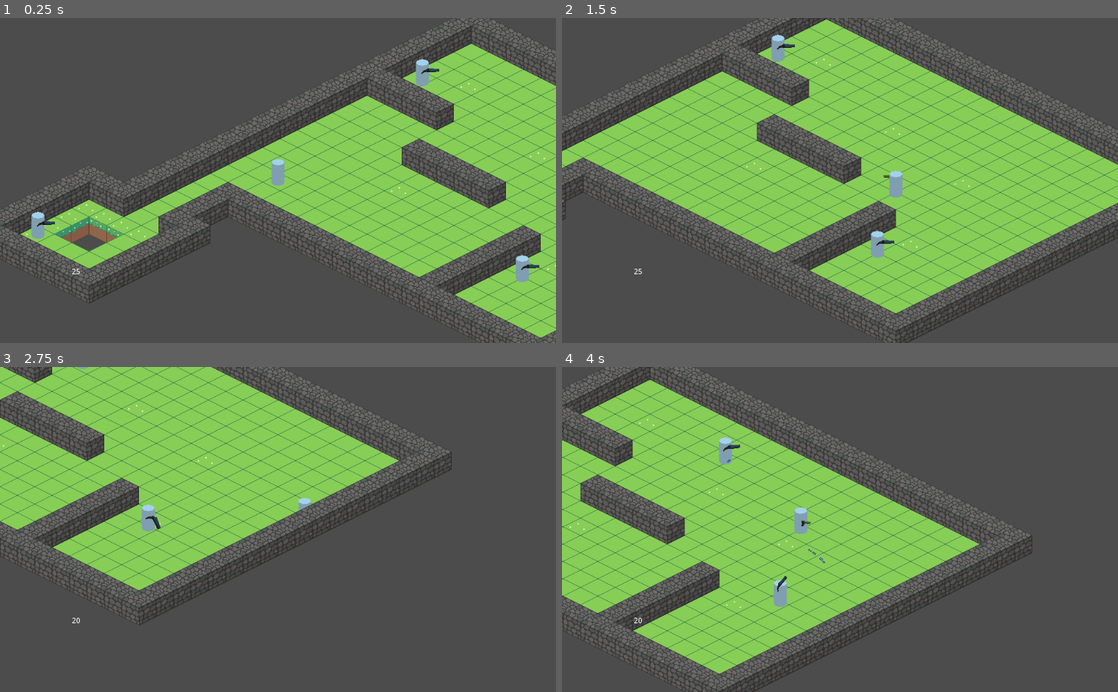
Above: before the commit, frames 1-4 (two rows, left to right).
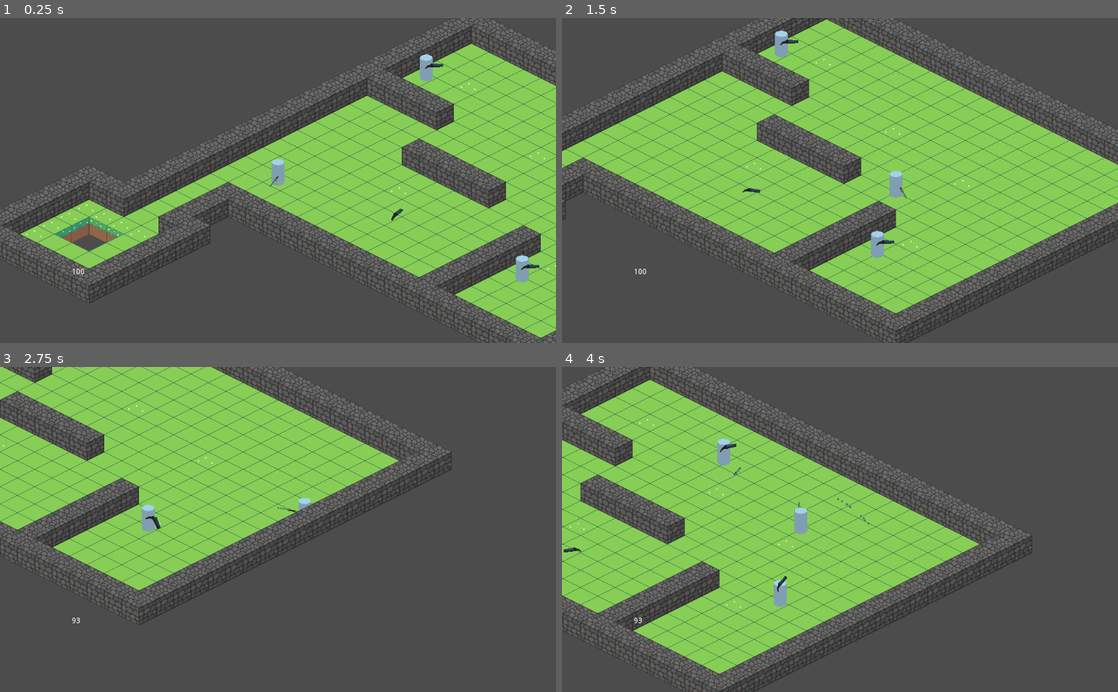
Above: after the commit, the same moments.

Repository: Big-Incorporated/biglike
Game: Godot game, scene res://main.tscn
Two runs of this game, one before a commit and one after it. Both use one fixed random seed, a clock stepped at 60 frames per second and the inputs below. The engine's default icon, where the game draws it, is replaced by a stand-in: a white triangle on a blue panel in a dark square.
Inputs (mouse positions are in pixels of both pictures, inside the frame that each line leads up to):
- Up to frame 1 (0.25 s): no input
- Up to frame 2 (1.5 s): tap Enter at 0.5 s; move the mouse to (962, 164) at 0.52 s; hold D 0.53-1.28 s; hold Shift 0.53-1.28 s; click (962, 164) at 0.67 s; move the mouse to (728, 196) at 1.27 s; hold S from 1.28 s (still down); tap Shift at 1.35 s; click (728, 196) at 1.42 s
- Up to frame 3 (2.75 s): move the mouse to (333, 458) at 2.02 s; release S at 2.03 s; hold D from 2.03 s (still down); hold Shift from 2.03 s (still down); click (333, 458) at 2.17 s
- Up to frame 4 (4 s): move the mouse to (812, 594) at 2.77 s; release D at 2.78 s; release Shift at 2.78 s; hold W 2.78-3.53 s; tap Shift at 2.85 s; click (812, 594) at 2.92 s; move the mouse to (1006, 578) at 3.52 s; hold A from 3.53 s (still down); hold Shift from 3.53 s (still down); click (1006, 578) at 3.67 s

The runs differ from the first frame. In frame 1, 0.5% of the frame differs, in the area x 5-80%, y 11-79%; in frame 2, 0.3%; in frame 3, less than 0.1%; in frame 4, 0.2%.

Commit message:
implemented projectile weapons, ammo, item pickups

Diff:
--- a/Player.gd
+++ b/Player.gd
@@ -10,8 +10,11 @@
 
 var camera: Camera2D
 
-onready var inventory: Array = [Pistol.new(),Shotgun.new(),Sword.new()]
+onready var inventory: Array = [Sword.new(),Pistol.new()]
 onready var invmodels: Array = []
+
+var Ammo: Dictionary = {}
+
 var inventoryindex: int
 
 enum state {WALK,ROLL}
@@ -49,7 +52,6 @@
 func _ready():
 	damage(0)
 
-
 	RollTimer = Timer.new()
 	RollTimer.wait_time = rollcooldown
 	RollTimer.one_shot = true
@@ -63,6 +65,7 @@
 
 	for n in range(0,inventory.size()):
 		add_child(inventory[n])
+		Ammo[inventory[n].AmmoType] = inventory[n].ClipSize
 		invmodels.append(inventory[n].ModelScene.instance())
 
 	swap_weapon()
@@ -72,8 +75,9 @@
 		if event.pressed:
 			match event.button_index:
 				BUTTON_LEFT:
-					if currentstate != state.ROLL:
-						inventory[inventoryindex].shoot()
+					if currentstate != state.ROLL && Ammo.has(inventory[inventoryindex].AmmoType):
+						if Ammo[inventory[inventoryindex].AmmoType] > 0:
+							inventory[inventoryindex]._fire()
 				BUTTON_WHEEL_UP:
 					if inventoryindex >0:
 						inventoryindex-=1
--- a/enemies/Shotgunner.gd
+++ b/enemies/Shotgunner.gd
@@ -6,7 +6,7 @@
 	$Shotgun.getAnim()
 
 func _attack():
-	$Shotgun.shoot()
+	$Shotgun._fire()
 
 func die():
 	$Shotgun.queue_free()
--- /dev/null
+++ b/items/ShotgunPickup.gd
@@ -0,0 +1,24 @@
+extends Item
+
+class_name ShotgunPickup
+
+onready var ShotgunNode = get_node("Viewport/Camera2/weapon")
+
+func _ready():
+	ModelScene = preload("res://models/weapons/dbshotgun/dbshotgun.tscn")
+
+func _process(delta):
+	ShotgunNode.rotate_object_local(Vector3(0,1,0),delta*4)
+
+func _pickup(body):
+	if body.Ammo.has("shells"):
+		body.Ammo["shells"] += 4
+	else:
+		var shotgun = Shotgun.new()
+		body.add_child(shotgun)
+		body.inventory.append(shotgun)
+		body.invmodels.append(shotgun.ModelScene.instance())
+		body.inventoryindex = body.inventory.size() -1
+		body.swap_weapon()
+		body.Ammo["shells"] = 4
+	._pickup(body)
--- /dev/null
+++ b/items/ShotgunPickup.tscn
@@ -0,0 +1,43 @@
+[gd_scene load_steps=7 format=2]
+
+[ext_resource path="res://default_env.tres" type="Environment" id=1]
+[ext_resource path="res://items/ShotgunPickup.gd" type="Script" id=2]
+[ext_resource path="res://models/weapons/dbshotgun/dbshotgun.tscn" type="PackedScene" id=3]
+
+[sub_resource type="RectangleShape2D" id=1]
+extents = Vector2( 12, 5 )
+
+[sub_resource type="ViewportTexture" id=3]
+viewport_path = NodePath("Viewport")
+
+[sub_resource type="World" id=2]
+environment = ExtResource( 1 )
+
+[node name="ShotgunPickup" type="Area2D"]
+position = Vector2( 565, -116 )
+script = ExtResource( 2 )
+
+[node name="CollisionShape2D" type="CollisionShape2D" parent="."]
+position = Vector2( 0, 1 )
+shape = SubResource( 1 )
+
+[node name="pickupysort" type="YSort" parent="."]
+
+[node name="Sprite" type="Sprite" parent="pickupysort"]
+position = Vector2( -1, 1 )
+texture = SubResource( 3 )
+
+[node name="Viewport" type="Viewport" parent="."]
+size = Vector2( 100, 100 )
+own_world = true
+world = SubResource( 2 )
+transparent_bg = true
+render_target_v_flip = true
+
+[node name="Camera2" type="Camera" parent="Viewport"]
+transform = Transform( 1, 0, 0, 0, 0.866025, 0.5, 0, -0.5, 0.866025, 0, 2.3671, 4.09993 )
+projection = 1
+size = 2.0
+
+[node name="weapon" parent="Viewport/Camera2" instance=ExtResource( 3 )]
+transform = Transform( -1, 4.37114e-08, -7.57103e-08, 0, 0.866025, 0.5, 8.74228e-08, 0.5, -0.866025, 0, 0, -4.276 )
--- /dev/null
+++ b/items/item.gd
@@ -0,0 +1,20 @@
+extends Area2D
+
+class_name Item
+
+var ModelScene
+
+var PickupText: String
+
+var global_player
+
+func _ready():
+	global_player = get_node("/root/GlobalPlayer").player
+	connect("body_entered",self,"_check_pickup")
+
+func _check_pickup(body):
+	if body == global_player:
+		_pickup(body)
+
+func _pickup(body):
+	queue_free()
--- a/main.tscn
+++ b/main.tscn
@@ -1,10 +1,11 @@
-[gd_scene load_steps=6 format=2]
+[gd_scene load_steps=7 format=2]
 
 [ext_resource path="res://tiles/tileset.tres" type="TileSet" id=1]
 [ext_resource path="res://models/enemies/Shotgunner/ShotgunnerFull.tscn" type="PackedScene" id=2]
 [ext_resource path="res://CreateTilemapColliders.gd" type="Script" id=3]
 [ext_resource path="res://floor.gd" type="Script" id=4]
 [ext_resource path="res://models/players/PlayerFull.tscn" type="PackedScene" id=5]
+[ext_resource path="res://items/ShotgunPickup.tscn" type="PackedScene" id=6]
 
 [node name="Node2D" type="Node2D"]
 
@@ -33,31 +34,14 @@
 tile_data = PoolIntArray( -1638404, 2, 0, -1638403, 2, 0, -1638402, 2, 0, -1638401, 2, 0, -1703936, 2, 0, -1703935, 2,  …(1657 unchanged characters)…
 
 [node name="PlayerBody" parent="Navigation2D/YSort" instance=ExtResource( 5 )]
-
-[node name="ui" type="CanvasLayer" parent="Navigation2D/YSort/PlayerBody"]
-
-[node name="health" type="RichTextLabel" parent="Navigation2D/YSort/PlayerBody/ui"]
-anchor_left = 0.129
-anchor_top = 0.77
-anchor_right = 0.167
-anchor_bottom = 0.837
-margin_left = -0.0960083
-margin_top = -3.05176e-05
-margin_right = -0.00801086
-margin_bottom = -0.200012
-visible_characters = 50
-
-[node name="EnemyBody" parent="Navigation2D/YSort" instance=ExtResource( 2 )]
-position = Vector2( -94, -82 )
-AttackRange = 20.0
-ChaseRange = 40.0
+MaxHealth = 100
 
 [node name="EnemyBody2" parent="Navigation2D/YSort" instance=ExtResource( 2 )]
-position = Vector2( 614, -364 )
-AttackRange = 20.0
+position = Vector2( 621, -373 )
 ChaseRange = 40.0
 
 [node name="EnemyBody3" parent="Navigation2D/YSort" instance=ExtResource( 2 )]
 position = Vector2( 798, -2 )
-AttackRange = 20.0
 ChaseRange = 40.0
+
+[node name="ShotgunPickup" parent="Navigation2D/YSort" instance=ExtResource( 6 )]
--- a/models/enemies/Shotgunner/ShotgunnerFull.tscn
+++ b/models/enemies/Shotgunner/ShotgunnerFull.tscn
@@ -14,8 +14,8 @@
 NavNode = NodePath("../..")
 Speed = 20.0
 BaseDamage = 10
-AttackRange = 15.0
-ChaseRange = 300.0
+AttackRange = 20.0
+ChaseRange = 35.0
 
 [node name="CollisionShape2D" type="CollisionShape2D" parent="."]
 position = Vector2( 0, -1 )
@@ -27,6 +27,3 @@
 [node name="Shotgun" type="Node2D" parent="."]
 script = ExtResource( 1 )
 pelletdamage = 1
-
-[connection signal="damaged" from="." to="." method="_on_EnemyBody_damaged"]
-[connection signal="died" from="." to="." method="_on_EnemyBody_died"]
--- a/models/players/PlayerFull.tscn
+++ b/models/players/PlayerFull.tscn
@@ -22,3 +22,15 @@
 
 [node name="Model" parent="." instance=ExtResource( 2 )]
 position = Vector2( 0, -15 )
+
+[node name="ui" type="CanvasLayer" parent="."]
+
+[node name="health" type="RichTextLabel" parent="ui"]
+anchor_left = 0.129
+anchor_top = 0.77
+anchor_right = 0.167
+anchor_bottom = 0.837
+margin_left = -0.0960083
+margin_top = -3.05176e-05
+margin_right = -0.00801086
+margin_bottom = -0.200012
--- a/project.godot
+++ b/project.godot
@@ -54,6 +54,11 @@
 "language": "GDScript",
 "path": "res://addons/godot_editor_discord_presence/Discord RPC/util/IPCUtil.gd"
 }, {
+"base": "Area2D",
+"class": "Item",
+"language": "GDScript",
+"path": "res://items/item.gd"
+}, {
 "base": "Weapon",
 "class": "Pistol",
 "language": "GDScript",
@@ -88,6 +93,11 @@
 "class": "Shotgun",
 "language": "GDScript",
 "path": "res://weapons/shotgun.gd"
+}, {
+"base": "Item",
+"class": "ShotgunPickup",
+"language": "GDScript",
+"path": "res://items/ShotgunPickup.gd"
 }, {
 "base": "Enemy",
 "class": "Shotgunner",
@@ -159,6 +169,7 @@
 "IPCPayload": "",
 "IPCPipe": "",
 "IPCUtil": "",
+"Item": "",
 "Pistol": "",
 "Player": "",
 "Projectile": "",
@@ -166,6 +177,7 @@
 "RichPresenceButton": "",
 "RichPresenceModule": "",
 "Shotgun": "",
+"ShotgunPickup": "",
 "Shotgunner": "",
 "State": "",
 "StateMachine": "",
--- a/weapons/pistol.gd
+++ b/weapons/pistol.gd
@@ -4,25 +4,20 @@
 
 var damage:int = 3
 
-var parent: Node2D
-
 func _ready():
+	AmmoType = "bullets"
 	set_weapon_info(damage,60,7)
 	ModelScene = preload("res://models/weapons/pistol/hand_cannon.tscn")
 	parent = get_parent()
 
-func shoot():
+func _fire():
 	if Anim.current_animation == "reload":
 		return
 	Anim.stop()
 	Anim.play("shoot",-1,3.0)
+	shootbullet(damage,global_position,get_angle_to(get_global_mouse_position()))
+	._fire()
 
-	if parent == globalplayer:
-		shootbullet(damage,global_position,get_angle_to(get_global_mouse_position()))
-	else:
-		shootbullet(damage,global_position,get_angle_to(parent.Target.global_position))
-	.shoot()
-
-func reload():
+func _reload():
 	Anim.play("reload")
-	.reload()
+	._reload()
--- a/weapons/projectiles/shotgunpellet.gd
+++ b/weapons/projectiles/shotgunpellet.gd
@@ -1,6 +1,6 @@
 extends Projectile
 
-var speed = 500
+var speed = 1000
 
 func _process(delta):
 	global_position += (Vector2(cos(global_rotation),sin(global_rotation)) * delta * speed)
--- a/weapons/shotgun.gd
+++ b/weapons/shotgun.gd
@@ -5,20 +5,19 @@
 export var numpellets:int = 10
 export var pelletdamage:int = 2
 
-var parent: Node2D
+
 
 onready var projectilescene = preload("res://weapons/projectiles/shotgunpellet.tscn")
 
 func _ready():
+	AmmoType = "shells"
 	set_weapon_info(13,50,1)
 	ModelScene = preload("res://models/weapons/dbshotgun/dbshotgun.tscn")
-	parent = get_parent()
 
-func shoot():
+func _fire():
 	if Anim.is_playing():
 		return
-	else:
-		Anim.play("animationshotgunshoot")
+	Anim.play("animationshotgunshoot")
 
 	if parent == globalplayer:
 		for n in numpellets:
@@ -26,9 +25,9 @@
 	else:
 		for n in numpellets:
 			shootprojectile(projectilescene.instance(),global_position,get_angle_to(parent.Target.global_position))
-	.shoot()
+	._fire()
 
-func reload():
+func _reload():
 	yield( Anim, "animation_finished" )
 	Anim.play("animationshotgunreload")
-	.reload()
+	._reload()
--- a/weapons/sword.gd
+++ b/weapons/sword.gd
@@ -11,9 +11,9 @@
 var HitBox : Area2D
 var HitShape : CollisionShape2D
 
-var parent
 
 func _ready():
+	ClipSize = 1
 	ModelScene = preload("res://models/weapons/sword/sword.tscn")
 
 	parent = get_parent()
@@ -26,7 +26,7 @@
 	HitBox.add_child(HitShape)
 	HitBox.translate(Vector2(0,HitShape.shape.extents.y))
 
-func shoot():
+func _fire():
 	if Anim.is_playing():
 		return
 	else:
--- a/weapons/weapon.gd
+++ b/weapons/weapon.gd
@@ -5,12 +5,21 @@
 var Spread: float# Spread in degrees, does nothing for melee weapons
 var AttackRange: float # in whatever stupid units godot uses /10
 var ClipSize: int
+var AltClipSize: int
 
 onready var globalplayer = get_node("/root/GlobalPlayer").get_player()
 var Anim:AnimationPlayer
-
 var ModelScene
 var InClip: int
+var InAltClip: int
+
+var parent: Node2D
+
+var AmmoType: String
+var AltAmmoType: String
+
+func _ready():
+	parent = get_parent()
 
 func getAnim():
 	Anim = get_parent().get_node("Model/Viewport/model/base/weapon/AnimationPlayer")
@@ -22,13 +31,29 @@
 	InClip = ClipSize
 
 
-func shoot():
+func _fire():
 	InClip -= 1
 	if InClip <= 0:
-		reload()
+		_reload()
 
-func reload():
+func _alt_fire():
+	InAltClip -= 1
+	if InClip <= 0:
+		_alt_reload()
+
+func _reload():
+	if parent == globalplayer:
+		if parent.Ammo.has(AmmoType):
+			if parent.Ammo[AmmoType] >= ClipSize:
+				parent.Ammo[AmmoType] -= ClipSize
 	InClip = ClipSize
+
+func _alt_reload():
+	if parent == globalplayer:
+		if parent.Ammo.has(AltAmmoType):
+			if parent.Ammo[AltAmmoType] >= AltClipSize:
+				parent.Ammo[AltAmmoType] -= AltClipSize
+	InAltClip = AltClipSize
 
 func tracer(startpos:Vector2,endpos:Vector2):
 	var tracerline = TracerLine.new()
